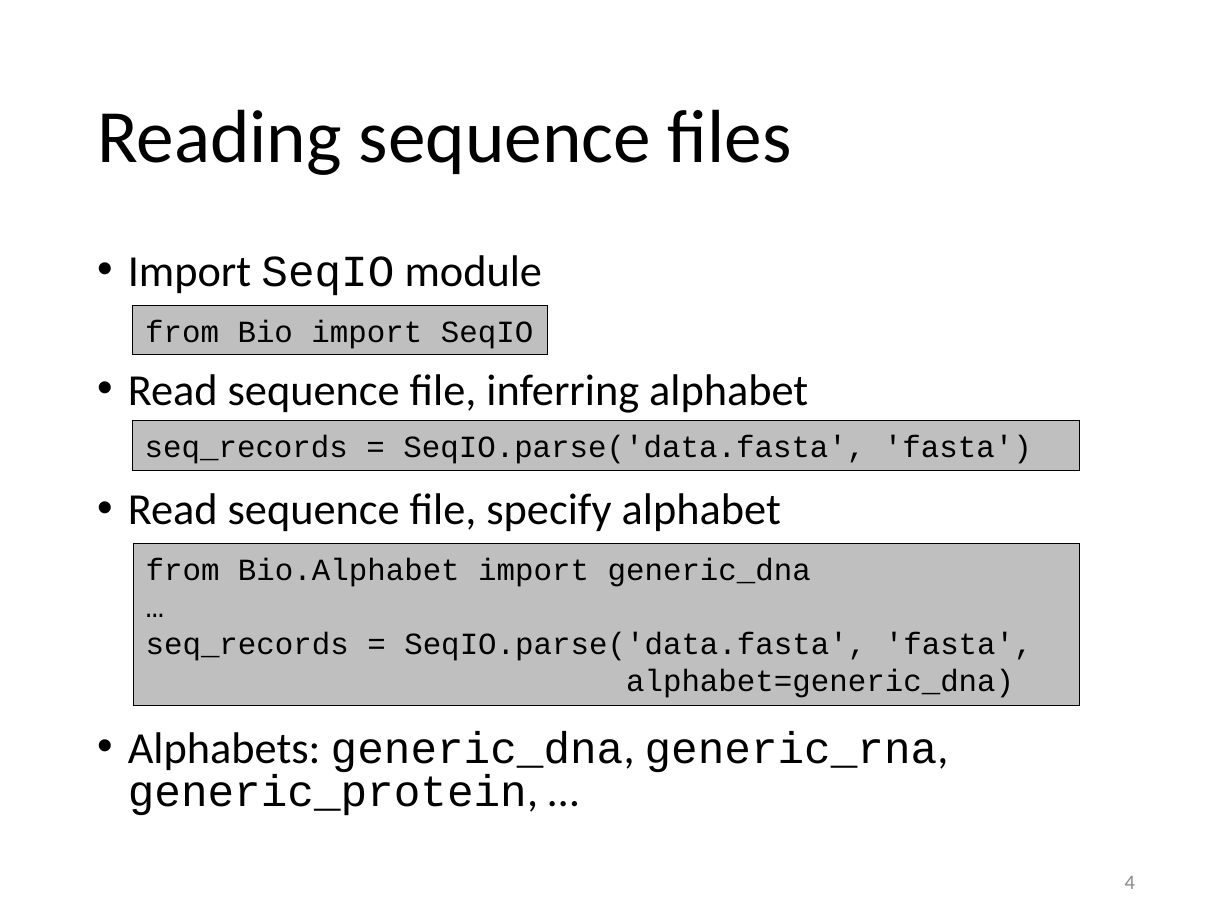
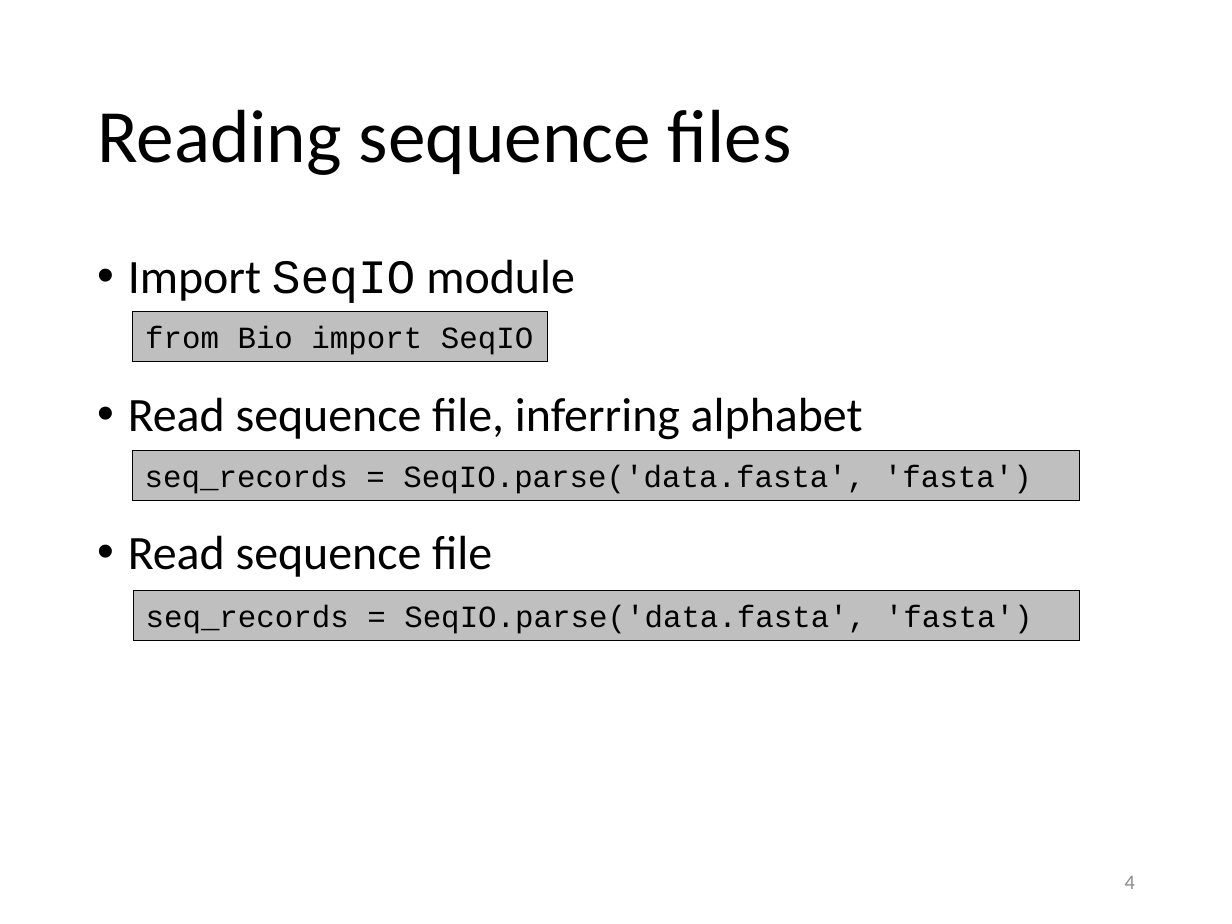
Before and after one commit to gjbex/training-material, a slide deck: slide 4 of Python/biopython.pptx. Drawn at 1232x924 pixels with LibreOffice and Linux fonts; fonts in the diff are those of the drawing. Boxes give left, top, right and bottom in pixels: in the first picture for what was removed or moved away, otherwise in the second. Text is boxed around its words. In the diff, an @@ line names an element or a change of style, - is before the commit and + after.

```diff
--- a/Python/biopython.pptx
+++ b/Python/biopython.pptx
@@ text at box(128, 259, 863, 440): size 25.9 to 28 pt in "Import SeqIO module", "Read sequence file, inferring alphabet"; line spacing 0.8 to 0.9 @@
@@ rectangle "from Bio import SeqIO": place and size @@
-rectangle "from Bio import SeqIO" at box(133, 306, 548, 355)
+rectangle "from Bio import SeqIO" at box(133, 312, 548, 361)
@@ rectangle "seq_records = SeqIO.parse('data.fasta', 'fasta')": place and size @@
-rectangle "seq_records = SeqIO.parse('data.fasta', 'fasta')" at box(133, 421, 1080, 471)
+rectangle "seq_records = SeqIO.parse('data.fasta', 'fasta')" at box(133, 451, 1080, 500)
@@ text at box(128, 535, 492, 577): text changed; size 25.9 to 28 pt @@
-• Read sequence file, specify alphabet
-• Alphabets: generic_dna, generic_rna, generic_protein, …
+• Read sequence file
@@ rectangle "seq_records = SeqIO.parse('data.fasta', 'fasta')": place and size @@
-rectangle "seq_records = SeqIO.parse('data.fasta', 'fasta')" at box(133, 543, 1079, 705)
+rectangle "seq_records = SeqIO.parse('data.fasta', 'fasta')" at box(133, 590, 1079, 639)
@@ text in rectangle at box(146, 605, 1033, 634): text changed @@
-from Bio.Alphabet import generic_dna
-…
-seq_records = SeqIO.parse('data.fasta', 'fasta',
-alphabet=generic_dna)
+seq_records = SeqIO.parse('data.fasta', 'fasta')
```
Also in this commit, not shown: 4 other slides changed.
